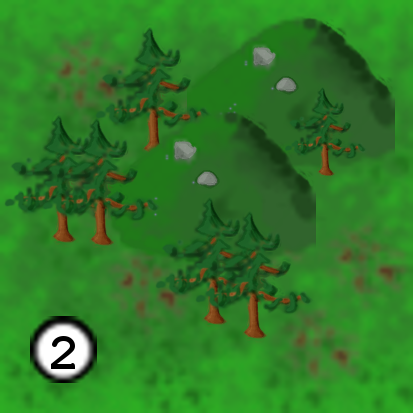
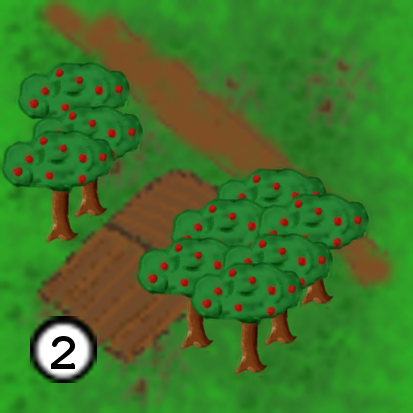
Layer changes from the first 413×413 image to the second:
removed layer "M-Arbol 3.xcf #5" over [282, 83, 377, 180]
removed layer "M-Arbol 3.xcf #1" over [192, 205, 328, 344]
removed layer "M-Arbol 3.xcf #2" over [152, 191, 288, 330]
renamed "M-Arbol 3.xcf #4" to "M-Arbol 5.xcf #9", painted on it over [0, 51, 175, 251]
removed layer "M-Monte 1.xcf #1" over [108, 108, 316, 266]
removed layer "M-Arbol 3.xcf #3" over [92, 21, 228, 160]
removed layer "M-Monte 1.xcf #2" over [187, 14, 395, 172]
added layer "M-Arbol 5.xcf #1" above "M-Arbol 5.xcf #2" over [182, 251, 319, 382]
added layer "M-Arbol 5.xcf #2" above "M-Arbol 5.xcf #5" over [212, 222, 349, 353]
added layer "M-Arbol 5.xcf #5" above "M-Arbol 5.xcf #3" over [248, 182, 385, 313]
added layer "M-Arbol 5.xcf #3" above "M-Arbol 5.xcf #4" over [128, 226, 265, 357]
added layer "M-Arbol 5.xcf #4" above "M-Arbol 5.xcf #6" over [162, 187, 299, 318]
added layer "M-Arbol 5.xcf #6" above "Fondo" over [206, 157, 343, 288]
painted on "Fondo" over [0, 0, 413, 413]
